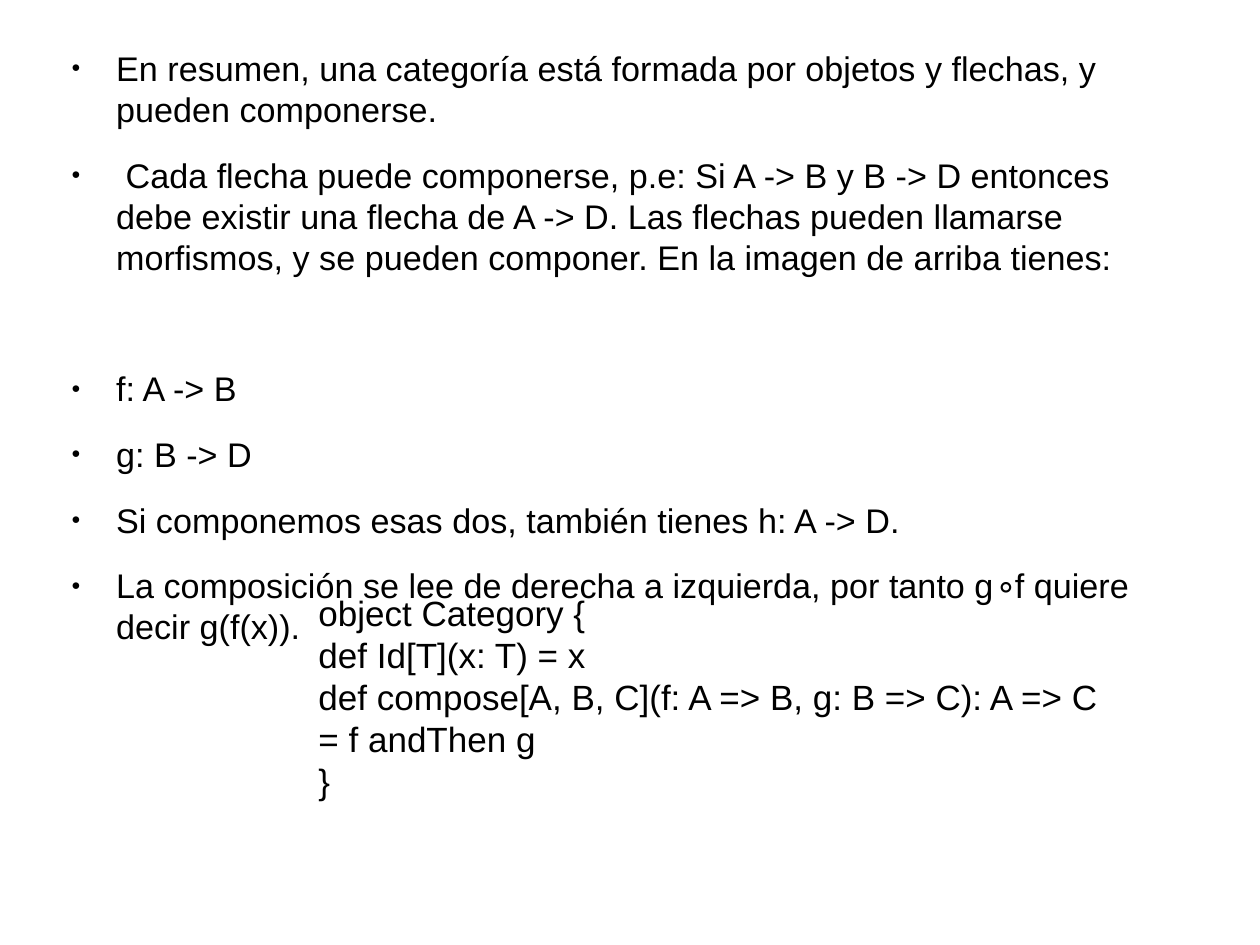
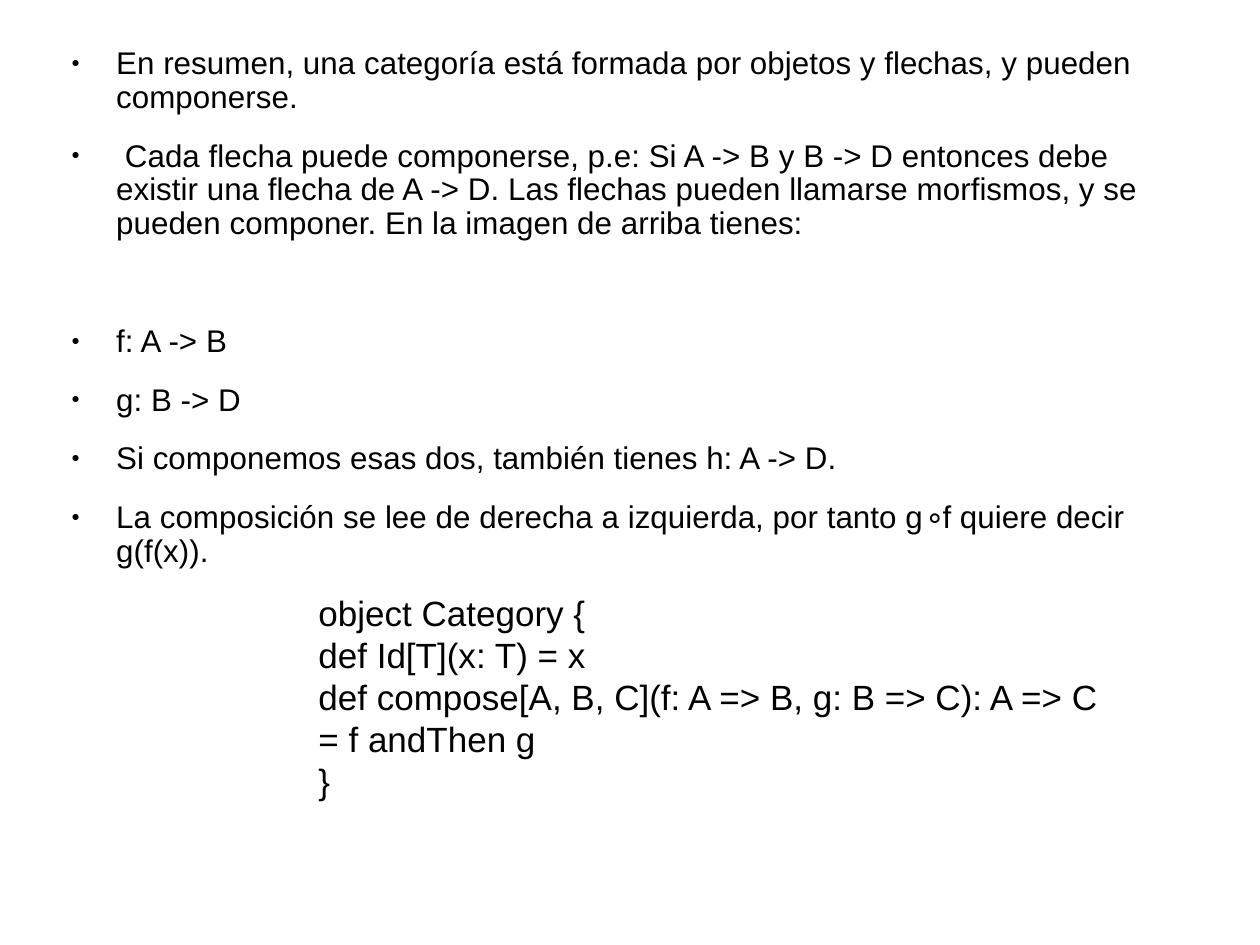
Before and after one commit to totis023/paradigmaUAP2025, a slide deck: slide 9 of funcional/clase5.pptx (slide 10 before the commit). Drawn at 1260x945 pixels with LibreOffice and Linux fonts; fonts in the diff are those of the drawing; background and template pictures are left out. Boxes give left, top, right and bottom in pixels: in the first picture for what was removed or moved away, otherwise in the second. Text is boxed around its words. In the diff, an @@ line names an element or a change of style, - is before the commit and + after.

```diff
--- a/funcional/clase5.pptx
+++ b/funcional/clase5.pptx
@@ text "En resumen, una categoría está ..." at bbox=[116, 51, 1136, 568]: size 19.5 to 18 pt; line spacing 1 to 0.9 @@
```
Also in this commit, not shown: 3 other slides changed, 4 slides added, 7 slides removed, 1 other file.
